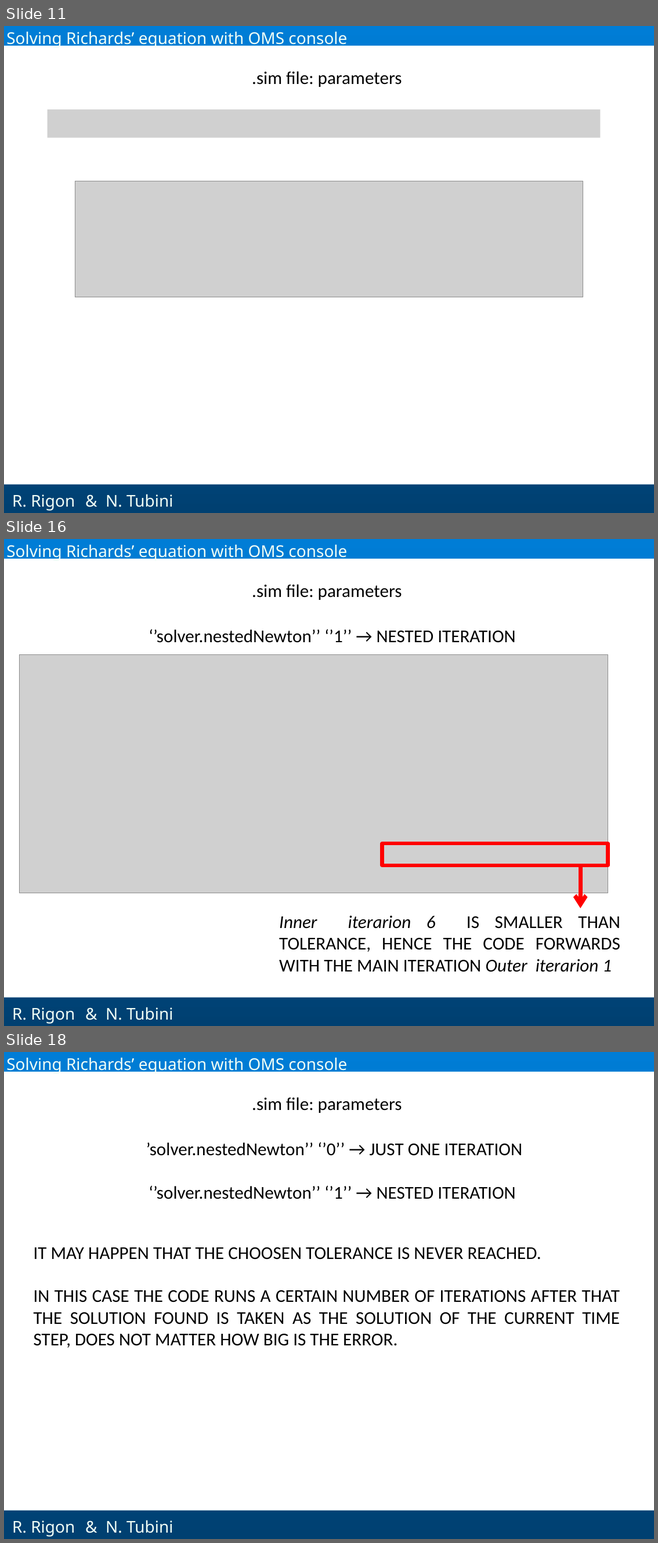
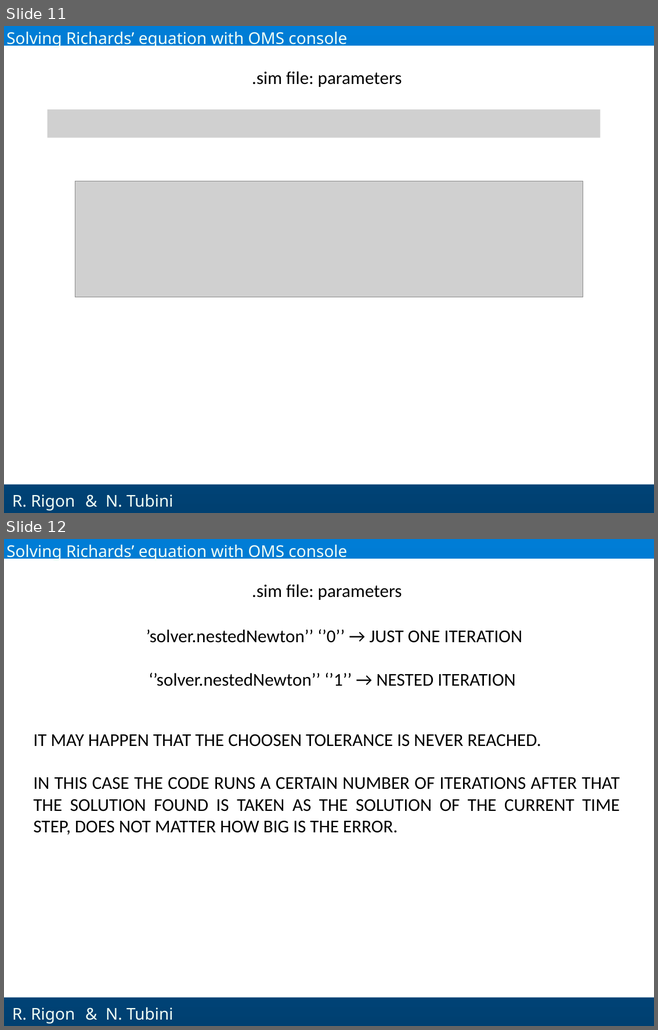
Before and after one commit to GEOframeOMSProjects/OMS_Project_Richards1D, a slide deck: Materials/Richards_English.pptx. Shown one above the other, each under a label of ours: slides 11, 16 and 18 before the commit, slides 11 and 12 after it; the slides between them are not shown. The pictures are 658x1543 and 658x1030 pixels, drawn with LibreOffice and Linux fonts; fonts in the diff are those of the drawing; grey boxes stand for pictures; background and template pictures are left out. Boxes give left, top, right and bottom in pixels: in the first picture for what was removed or moved away, otherwise in the second. Text is boxed around its words. In the diff, an @@ line names an element or a change of style, - is before the commit and + after.

```diff
--- a/Materials/Richards_English.pptx
+++ b/Materials/Richards_English.pptx
@@ slide 16 removed at (4,539,654,1026), background gradient #007DD6 to #004071; not listed: 2 template elements that a slide beside it also shows @@
@@ text removed at (6,544,347,561) @@
-Solving Richards’ equation with OMS console
@@ text removed at (252,584,402,600) @@
-.sim file: parameters
@@ text removed at (148,629,515,643) @@
-‘’solver.nestedNewton’’ ‘’1’’ → NESTED ITERATION
@@ picture removed at (19,654,607,893) @@
@@ rectangle removed at (382,843,607,866) @@
@@ arrow removed from (580, 866) to (580, 908) @@
@@ text removed at (279,915,620,972) @@
-Inner iterarion 6 IS SMALLER THAN TOLERANCE, HENCE THE CODE FORWARDS WITH THE MAIN ITERATION Outer iterarion 1
@@ text removed at (106,1007,173,1020) @@
-& N. Tubini
@@ what was slide 18 is now slide 12 @@
```
Also in this commit, not shown: 3 slides changed, 9 other slides removed.
